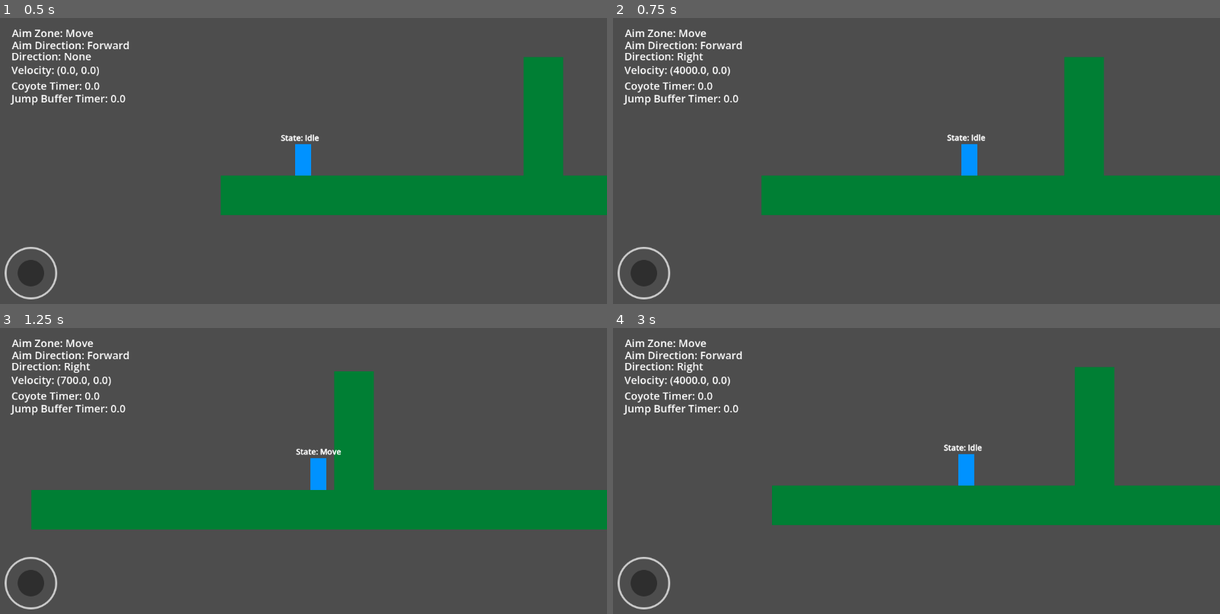
Above: before the commit, frames 1-4 (two rows, left to right).
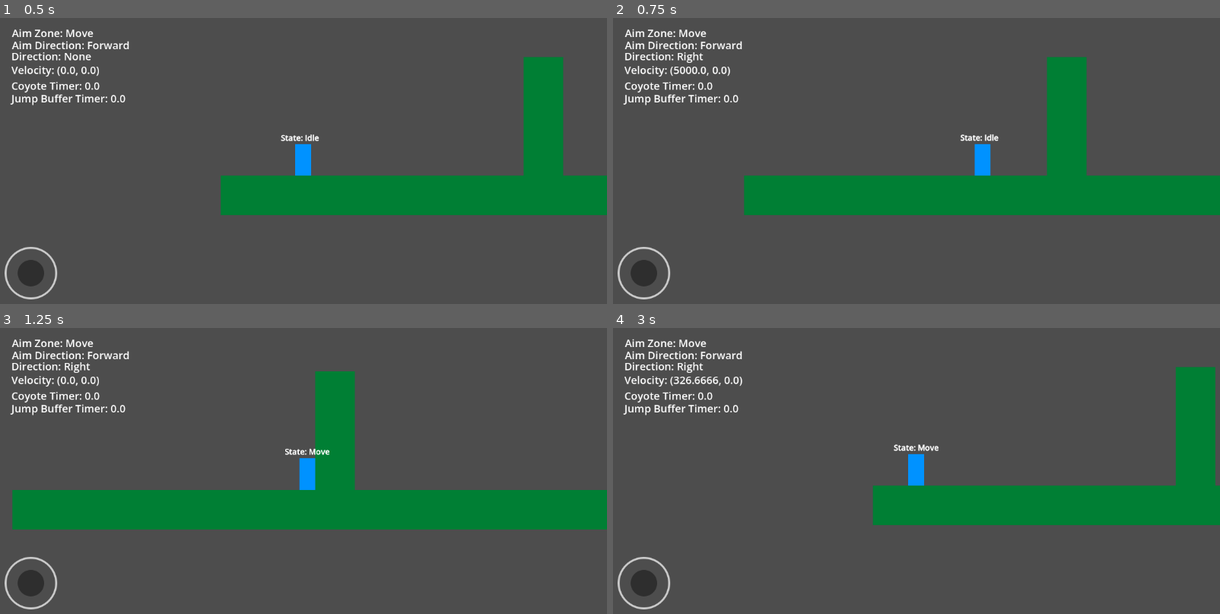
Above: after the commit, the same moments.

Repository: Mrdarx444/Veinbreaker
Game: Godot game, scene res://source/test/world.tscn
Two runs of this game, one before a commit and one after it. Both use one fixed random seed, a clock stepped at 60 frames per second and the inputs below.
Inputs:
- Up to frame 1 (0.5 s): no input
- Up to frame 2 (0.75 s): hold D (Right) from 0.53 s (still down); tap Shift (Dash) at 0.6 s
- Up to frame 3 (1.25 s): keep holding D (Right); tap Space (Jump) at 0.77 s
- Up to frame 4 (3 s): tap Shift (Dash) at 1.35, 2.1, 2.85 s; tap Space (Jump) at 1.52 s; release D (Right) at 2.03 s; hold A (Left) 2.03-2.78 s; hold D (Right) from 2.78 s (still down)

Frame 1 is identical in both runs. In frame 2, 3.6% of the frame differs, in the area x 9-81%, y 13-69%; in frame 3, 3.6%; in frame 4, 8.7%, in the area x 9-100%, y 13-69%.

Commit message:
Update Player dash feature

Diff:
--- a/source/scenes/Player/player.tscn
+++ b/source/scenes/Player/player.tscn
@@ -112,6 +112,9 @@
 one_shot = true
 
 [node name="DashTimer" type="Timer" parent="Timers" unique_id=2005891131]
+one_shot = true
+
+[node name="DashCooldown" type="Timer" parent="Timers" unique_id=768993380]
 one_shot = true
 
 [node name="HUD" type="CanvasLayer" parent="." unique_id=69797456]
--- a/source/scripts/Player/States/dash_state.gd
+++ b/source/scripts/Player/States/dash_state.gd
@@ -5,7 +5,12 @@
 	player.dash_timer.start()
 	player.is_dashing = true
 	player.velocity.y = 0
-	player.velocity.x = player.dash_velocity * player.facing_direction
+	if player.is_on_wall() and player.left_raycast.is_colliding():
+		player.velocity.x = player.dash_velocity
+	elif player.is_on_wall() and player.right_raycast.is_colliding():
+		player.velocity.x = -player.dash_velocity
+	else :
+		player.velocity.x = player.dash_velocity * player.facing_direction
 
 func gravity_handle(delta: float, player: Player):
 	if !player.is_on_floor():
@@ -18,8 +23,10 @@
 
 func get_next_state(player: Player) -> StringName:
 	if player.dash_timer.is_stopped():
-		print("test")
 		player.is_dashing = false
 		player.velocity.x = 0
 		return &"Idle"
 	return &""
+
+func exit(state_owner: Node2D, state_machine: StateMachine) -> void:
+	(state_owner as Player).dash_cooldown_timer.start()
--- a/source/scripts/Player/States/fall_state.gd
+++ b/source/scripts/Player/States/fall_state.gd
@@ -18,6 +18,6 @@
 			return &"Jump"
 	if can_wall_slide(player):
 		return &"WallSlide"
-	if Input.is_action_just_pressed("Dash"):
+	if Input.is_action_just_pressed("Dash") and player.dash_cooldown_timer.is_stopped():
 		return &"Dash"
 	return &""
--- a/source/scripts/Player/States/idle_state.gd
+++ b/source/scripts/Player/States/idle_state.gd
@@ -23,6 +23,6 @@
 	if !player.jump_buffer_timer.is_stopped():
 		player.jump_buffer_timer.stop()
 		return &"Jump"
-	if Input.is_action_just_pressed("Dash"):
+	if Input.is_action_just_pressed("Dash") and player.dash_cooldown_timer.is_stopped():
 		return &"Dash"
 	return &""
--- a/source/scripts/Player/States/jump_state.gd
+++ b/source/scripts/Player/States/jump_state.gd
@@ -17,6 +17,6 @@
 		return &"Fall"
 	if can_wall_slide(player):
 		return &"WallSlide"
-	if Input.is_action_just_pressed("Dash"):
+	if Input.is_action_just_pressed("Dash") and player.dash_cooldown_timer.is_stopped():
 		return &"Dash"
 	return &""
--- a/source/scripts/Player/States/move_state.gd
+++ b/source/scripts/Player/States/move_state.gd
@@ -16,6 +16,6 @@
 	if !player.jump_buffer_timer.is_stopped():
 		player.jump_buffer_timer.stop()
 		return &"Jump"
-	if Input.is_action_just_pressed("Dash"):
+	if Input.is_action_just_pressed("Dash") and player.dash_cooldown_timer.is_stopped():
 		return &"Dash"
 	return &""
--- a/source/scripts/Player/States/wall_state.gd
+++ b/source/scripts/Player/States/wall_state.gd
@@ -21,4 +21,6 @@
 		return &"Jump"
 	if player.joystick.move_direction == 0 or player.bottom_slide_stop_raycast.is_colliding():
 		return &"Fall"
+	if Input.is_action_just_pressed("Dash") and player.dash_cooldown_timer.is_stopped():
+		return &"Dash"
 	return &""
--- a/source/scripts/Player/player.gd
+++ b/source/scripts/Player/player.gd
@@ -20,9 +20,10 @@
 @export var wall_jump_velocity_x: float = 800.0
 @export_subgroup("Dash")
 @export var is_dashing: bool = true
-@export var dash_velocity: float = 4000.0
+@export var dash_velocity: float = 5000.0
 @export var dash_time: float = 0.1
-@export var dash_gravity_coefficient: float = 0.1
+@export var dash_cooldown_time: float = 0.9
+@export var dash_gravity_coefficient: float = 0.07
 
 # Nodes
 @onready var joystick: PlayerAimComponent = $Components/PlayerAimComponent
@@ -32,6 +33,7 @@
 @onready var right_raycast: RayCast2D = $RayCasts/RightWall
 @onready var bottom_slide_stop_raycast: RayCast2D = $RayCasts/BottomSlideStop
 @onready var dash_timer: Timer = $Timers/DashTimer
+@onready var dash_cooldown_timer: Timer = $Timers/DashCooldown
 
 # Debugging
 const DEBUG_MODE: bool = true
@@ -44,16 +46,18 @@
 @onready var buffer_timer_label: Label = $HUD/Debug/BufferTimer
 
 func _ready() -> void:
+	set_timers()
+	debug_labels_container.visible = DEBUG_MODE
+
+func _physics_process(delta: float) -> void:
+	if joystick.move_direction: facing_direction = int(joystick.move_direction)
+	if DEBUG_MODE: _debug()
+
+func set_timers():
 	coyote_timer.wait_time = coyote_time
 	jump_buffer_timer.wait_time = jump_buffer_time
 	dash_timer.wait_time = dash_time
-
-	debug_labels_container.visible = DEBUG_MODE
-
-func _physics_process(delta: float) -> void:
-	if joystick.move_direction:
-		facing_direction = int(joystick.move_direction)
-	if DEBUG_MODE: _debug()
+	dash_cooldown_timer.wait_time = dash_cooldown_time
 
 func _debug():
 	zone_label.text = "Aim Zone: " + joystick.aim_zone_debbug[joystick.current_zone]
